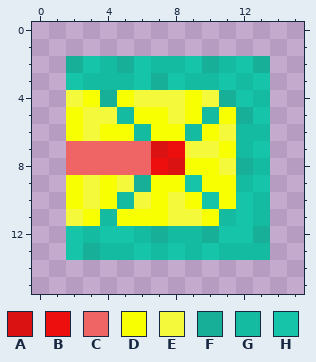
One commit to this pixel-art sprite: src/main/java/Vue/Resources/Tokens/target_LEFT.png. Above: the version before the commit.
The file is 16x16 pixels. Colours within 5 levels of each other are drawn and written as one.
Palette (. is transparent): A #da1212  B #ed0e0e  C #ef6464  D #f7ff00  E #f4fa3b  F #17af98  G #15bba1  H #16c4a9
Pixels before, first column x 2:
 2 FHGFHGGHFGHF
 3 HGGGHFHGGHGH
 4 EDFDEEEDEFHG
 5 DEEGDDEDGDFH
 6 DEDDGDDGDEGG
 7 CCCCCABEEDGH
 8 CCCCCBADDEFG
 9 DEDEFDDHDDGH
10 DEDGEDEDHDHG
11 EDGDDDEEDGHG
12 HGHHGFGGFHHF
13 HFGGHGHGHGGG
The result:
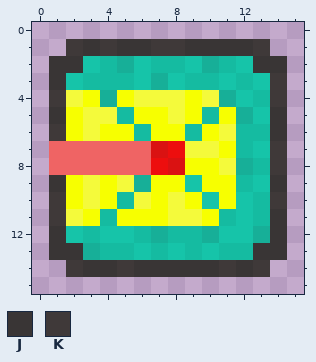
Colours new in this view: J #393535  K #3f3939
From old to new:
y 1: x 2..13 ............ -> KJKJJKKJJJJK
y 2: x 1..2 .F -> JJ; x 13..14 F. -> JJ
y 3: x 1 . -> J; x 14 . -> K
y 4: x 1 . -> K; x 14 . -> K
y 5: x 1 . -> J; x 14 . -> J
y 6: x 1 . -> K; x 14 . -> J
y 7..8: x 1 . -> C; x 14 . -> K
y 9: x 1 . -> J; x 14 . -> J
y 10: x 1 . -> K; x 14 . -> K
y 11: x 1 . -> K; x 14 . -> J
y 12: x 1 . -> J; x 14 . -> J
y 13: x 1..2 .H -> JJ; x 13..14 G. -> JJ
y 14: x 2..13 ............ -> KJJKJJJJJKJK
Changed places in both pictures, as pixel boxes (x1, y1, x2, y2):
changed: (49, 39, 287, 277)
